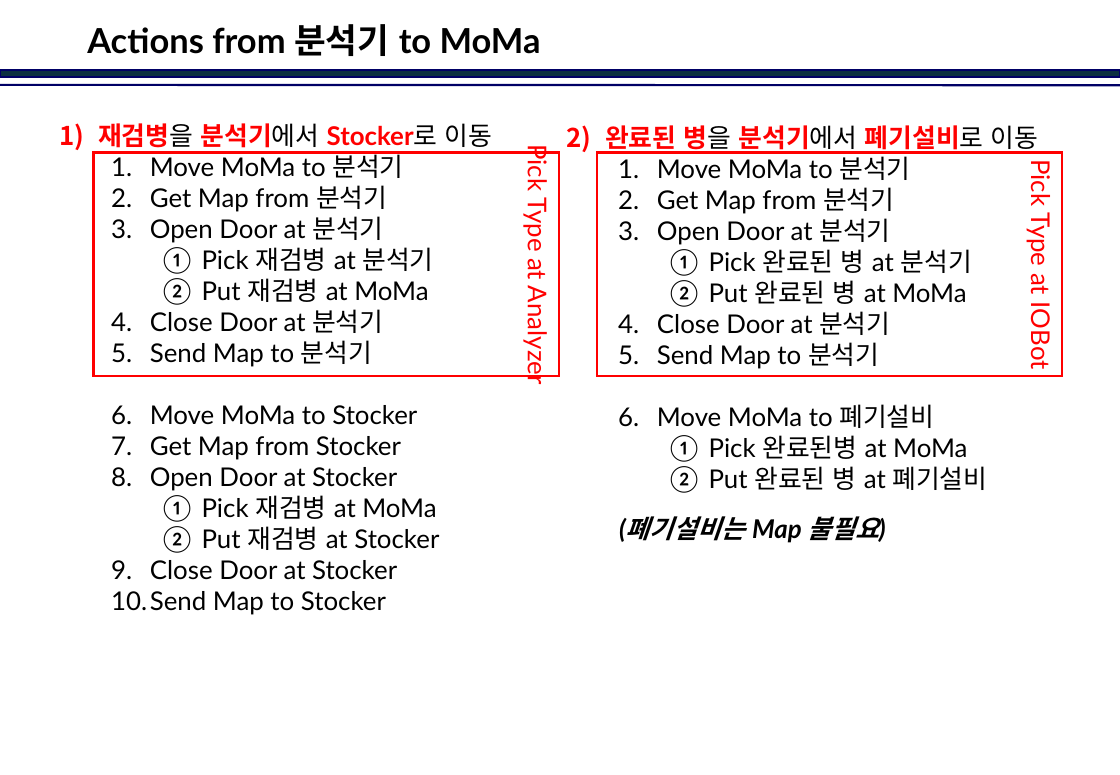
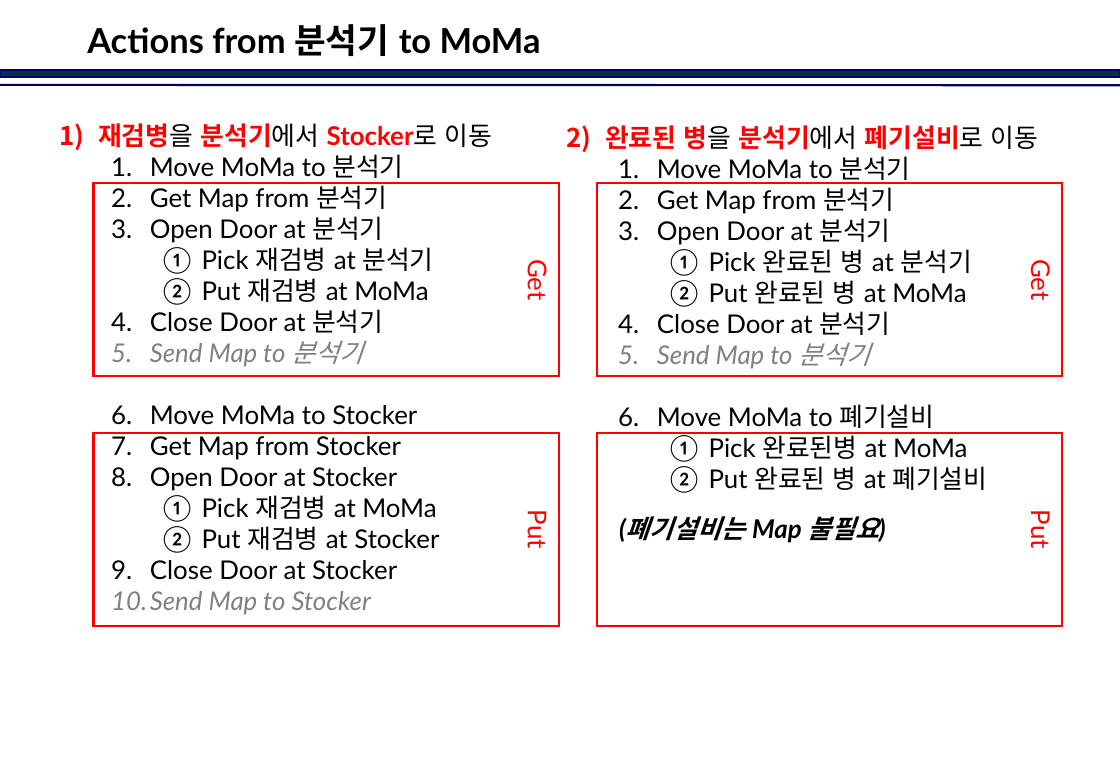
Before and after one commit to jinkabpark/SamickThk_Analysis, a slide deck: slide 9 of 허종원/Dispatcher Scenario.pptx. Drawn at 1120x775 pixels with LibreOffice and Linux fonts; fonts in the diff are those of the drawing; background and template pictures are left out. Boxes give left, top, right and bottom in pixels: in the first picture for what was removed or moved away, otherwise in the second. Text is boxed around its words. In the diff, an @@ line names an element or a change of style, - is before the commit and + after.

```diff
--- a/허종원/Dispatcher Scenario.pptx
+++ b/허종원/Dispatcher Scenario.pptx
@@ rectangle "Get": place and size @@
-rectangle "Get" at [93, 153, 558, 377]
+rectangle "Get" at [93, 183, 558, 376]
@@ rectangle "Get": place and size @@
-rectangle "Get" at [597, 153, 1062, 377]
+rectangle "Get" at [597, 183, 1062, 376]
@@ text in rectangle at [522, 263, 553, 300]: text changed @@
-Pick Type at Analyzer
+Get
@@ text in rectangle at [1026, 263, 1057, 300]: text changed @@
-Pick Type at IOBot
+Get
@@ text at [150, 340, 363, 367]: text colour #000000 to #808080, italic on in "Send Map to 분석기", "Send Map to Stocker" @@
@@ text at [657, 342, 870, 369]: text colour #000000 to #808080, italic on in "Send Map to 분석기" @@
@@ rectangle added at [93, 433, 558, 627], outline #FF0000 1.5 pt, 18 pt, text #FF0000 @@
+Put
@@ rectangle added at [597, 433, 1062, 627], outline #FF0000 1.5 pt, 18 pt, text #FF0000 @@
+Put
```
Also in this commit, not shown: 11 other slides changed.
